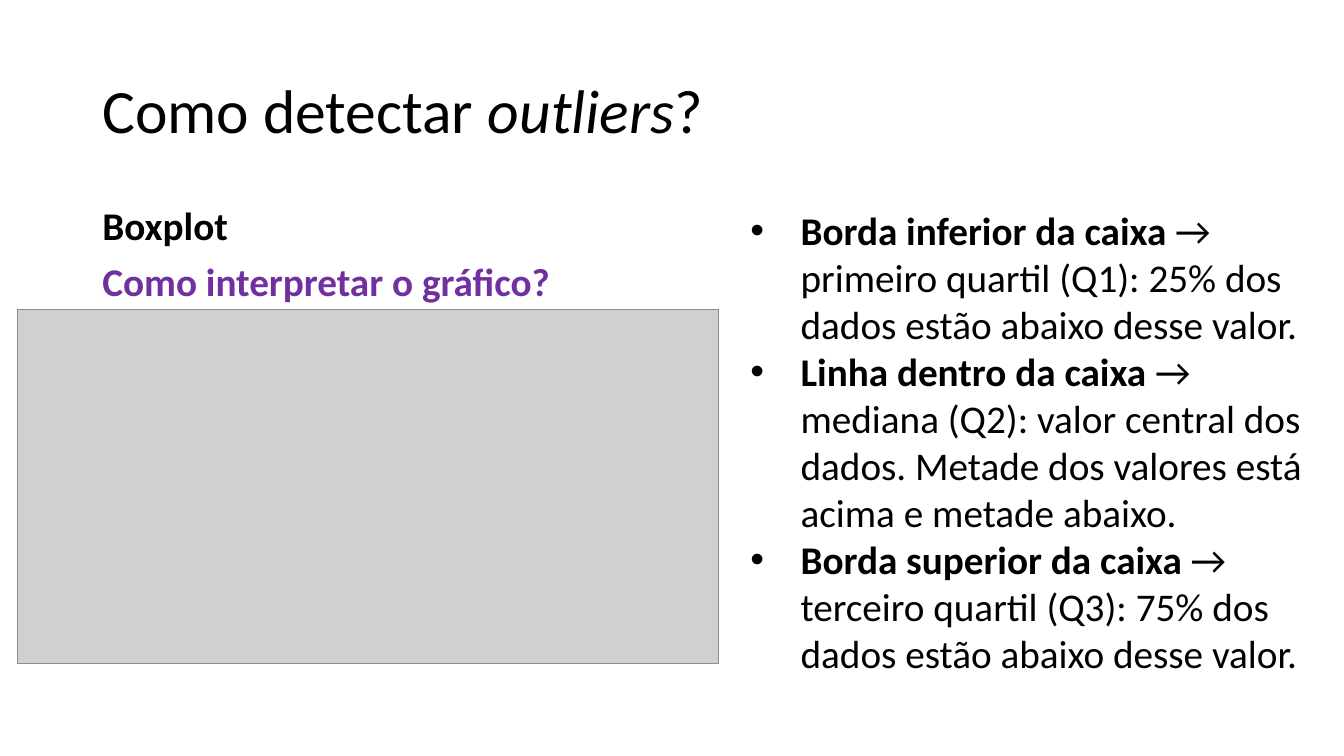
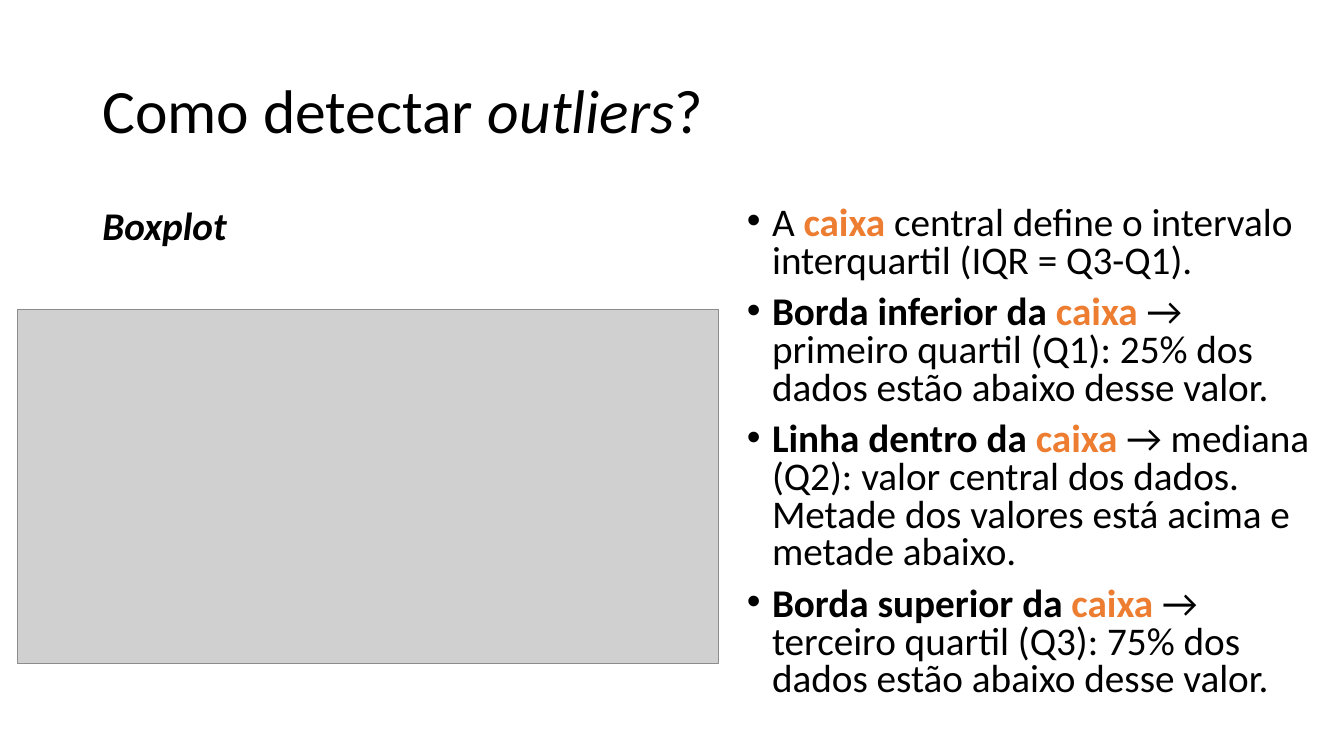
Before and after one commit to zz4fap/c24_inteligencia_artificial, a slide deck: slide 31 of slides/C24_EDA.pptx (slide 30 before the commit). Drawn at 1344x756 pixels with LibreOffice and Linux fonts; fonts in the diff are those of the drawing; grey boxes stand for pictures. Boxes give left, top, right and bottom in pixels: in the first picture for what was removed or moved away, otherwise in the second. Text is boxed around its words. In the diff, an @@ line names an element or a change of style, - is before the commit and + after.

```diff
--- a/slides/C24_EDA.pptx
+++ b/slides/C24_EDA.pptx
@@ text "Boxplot" at (102, 212, 226, 246): italic on @@
@@ text at (772, 208, 1293, 281): paragraph added @@
+• A caixa central define o intervalo interquartil (IQR = Q3-Q1).
@@ text at (102, 268, 550, 303): paragraph removed @@
-Como interpretar o gráfico?
@@ text at (772, 297, 1309, 693): text colour #000000 to #ED7D31 in "caixa", "caixa", "caixa"; indent changed; line spacing 1 to 0.8; more space between paragraphs @@
```
Also in this commit, not shown: 19 other slides changed, 7 slides added, 1 other file.
